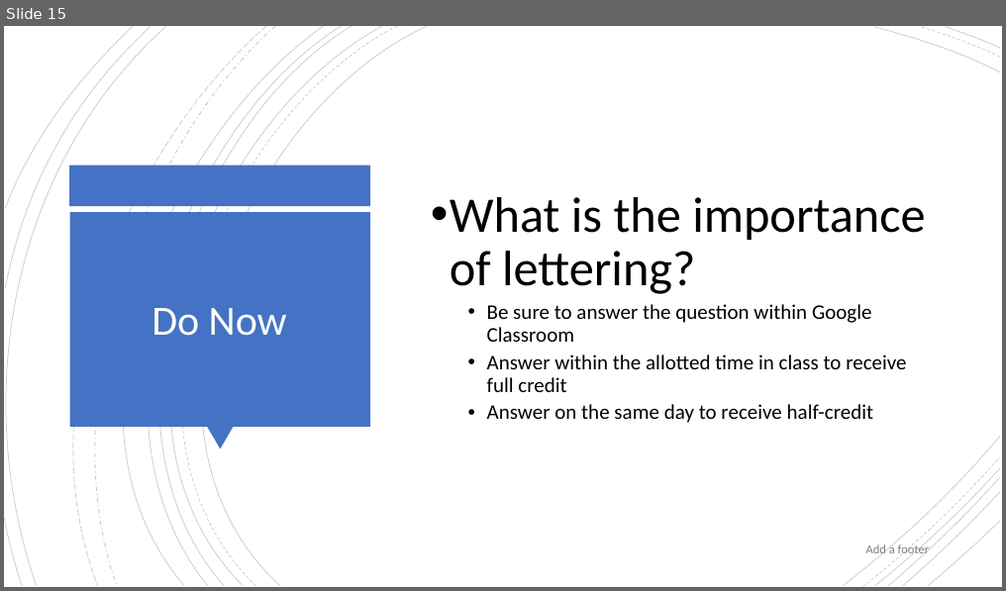
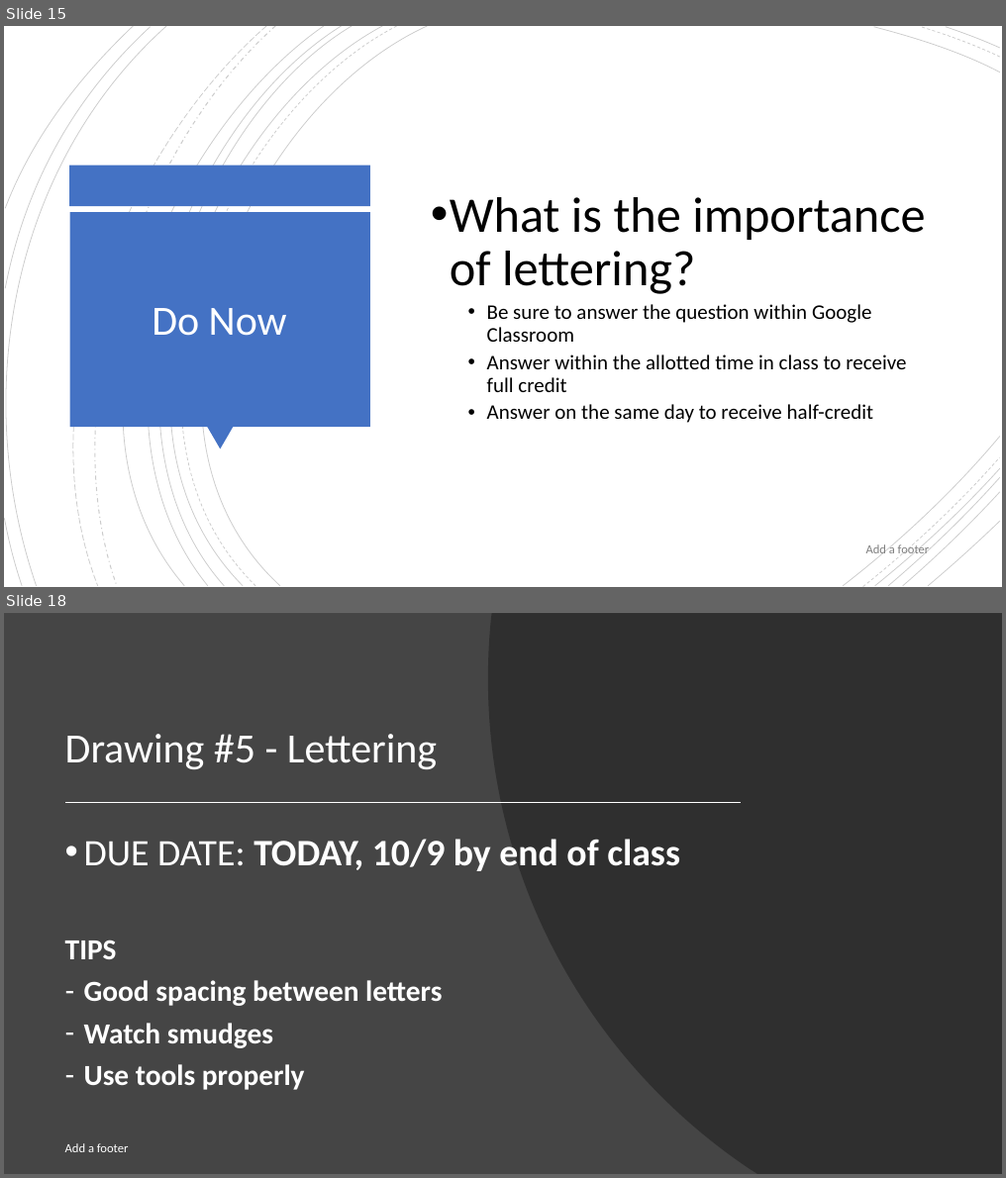
Before and after one commit to nickvertucci/Technology-Education-Curriculum, a slide deck: High School/Design and Drawing for Production/Unit 3 - Introduction to Lettering/Section 1 - What is Lettering/Assets/Unit 3 - Section 1 - What is Lettering.pptx. Shown one above the other, each under a label of ours: slide 15 before the commit, slides 15 and 18 after it; the slides between them are not shown. The pictures are 1006x591 and 1006x1178 pixels, drawn with LibreOffice and Linux fonts; fonts in the diff are those of the drawing. Boxes give left, top, right and bottom in pixels: in the first picture for what was removed or moved away, otherwise in the second. Text is boxed around its words. In the diff, an @@ line names an element or a change of style, - is before the commit and + after.

```diff
--- a/High School/Design and Drawing for Production/Unit 3 - Introduction to Lettering/Section 1 - What is Lettering/Assets/Unit 3 - Section 1 - What is Lettering.pptx
+++ b/High School/Design and Drawing for Production/Unit 3 - Introduction to Lettering/Section 1 - What is Lettering/Assets/Unit 3 - Section 1 - What is Lettering.pptx
@@ slide 18 added at (x1=4, y1=613, x2=1002, y2=1174), background #454545 @@
@@ freeform shape added at (x1=488, y1=613, x2=1002, y2=1174), fill #262626 at 70% opacity @@
@@ title added at (x1=65, y1=734, x2=437, y2=769), 40 pt, text #FFFFFF @@
+Drawing #5 - Lettering
@@ line added from (67, 802) to (741, 802), #FFFFFF 1.5 pt @@
@@ text added at (x1=65, y1=839, x2=680, y2=1090), 28 pt, text #FFFFFF, bold @@
+• DUE DATE: TODAY, 10/9 by end of class
+TIPS
+– Good spacing between letters
+– Watch smudges
+– Use tools properly
@@ text added at (x1=65, y1=1144, x2=129, y2=1153), 12 pt, text #FFFFFF @@
+Add a footer
```
Also in this commit, not shown: 1 slide changed, 2 other slides added.
